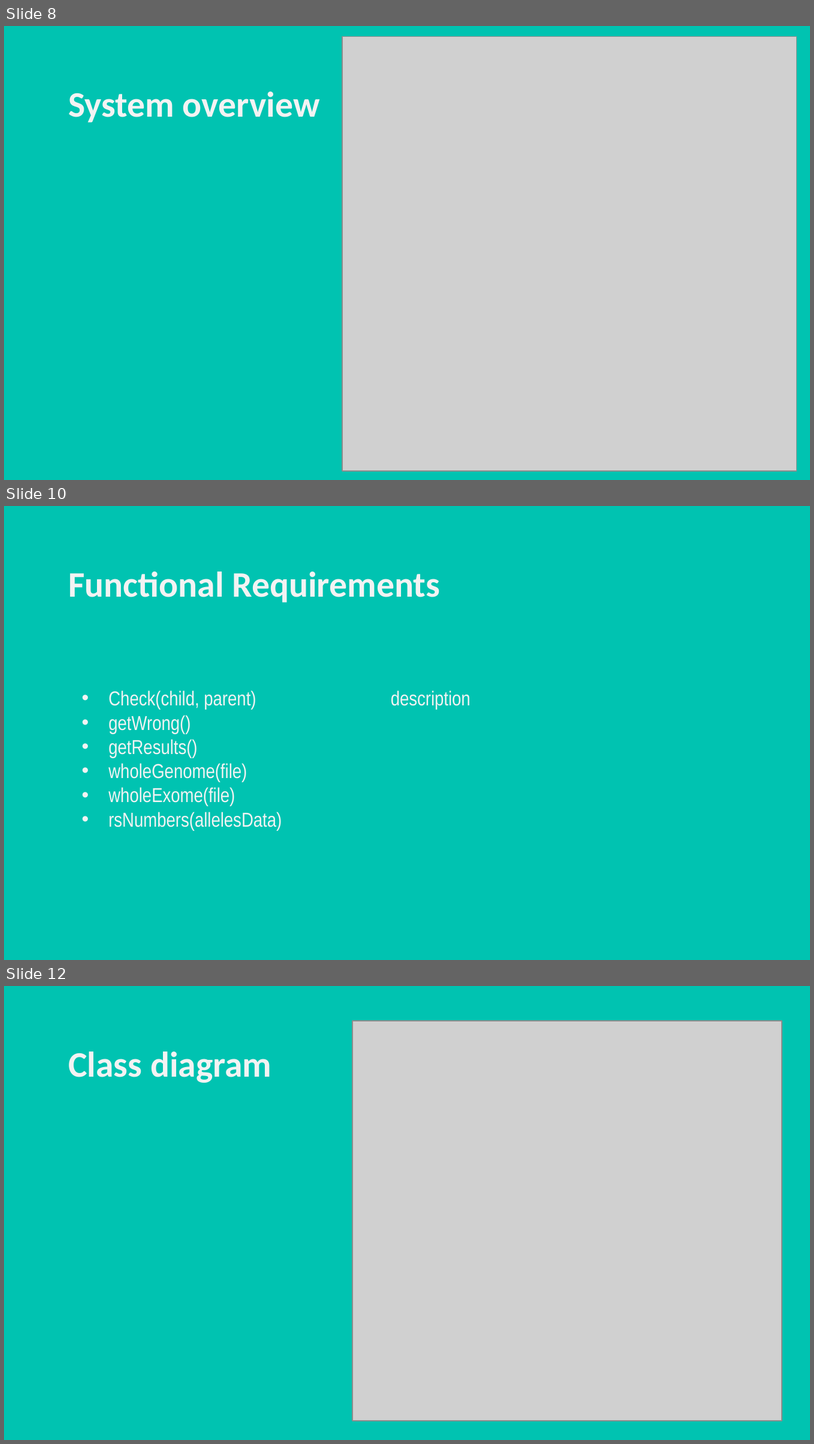
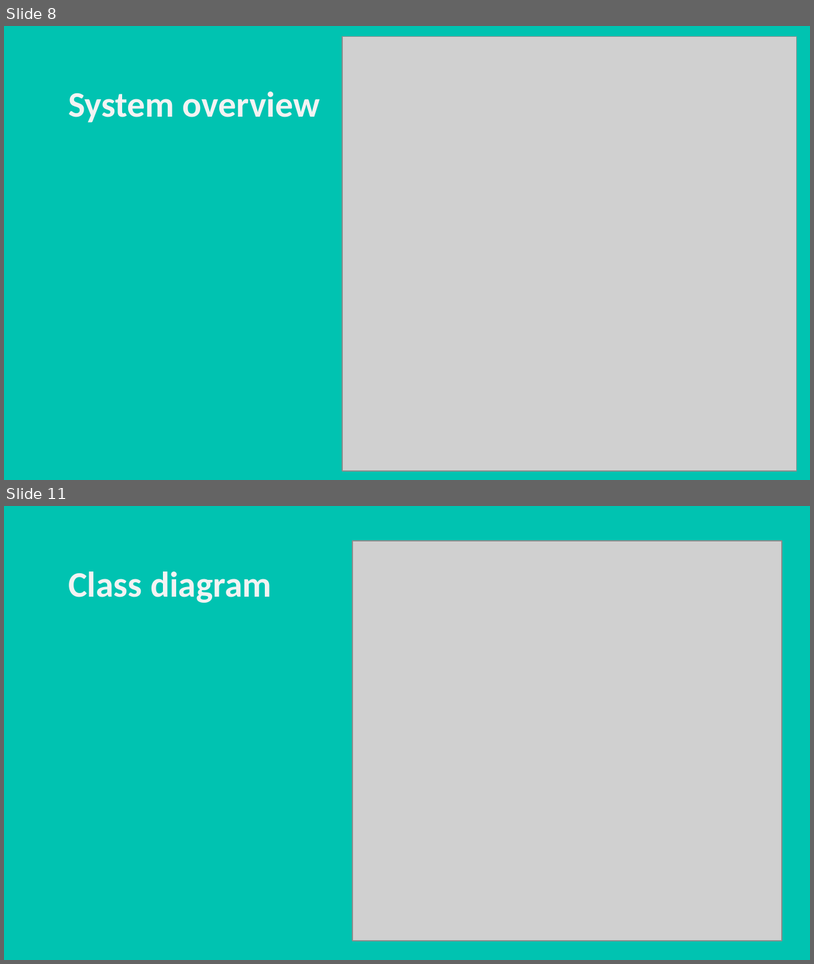
Before and after one commit to YoussifAssem/Genatac, a slide deck: E-Genetics/presentations/new presentation.pptx. Shown one above the other, each under a label of ours: slides 8, 10 and 12 before the commit, slides 8 and 11 after it; the slides between them are not shown. The pictures are 814x1444 and 814x964 pixels, drawn with LibreOffice and Linux fonts; fonts in the diff are those of the drawing; grey boxes stand for pictures; background and template pictures are left out. Boxes give left, top, right and bottom in pixels: in the first picture for what was removed or moved away, otherwise in the second. Text is boxed around its words. In the diff, an @@ line names an element or a change of style, - is before the commit and + after.

```diff
--- a/E-Genetics/presentations/new presentation.pptx
+++ b/E-Genetics/presentations/new presentation.pptx
@@ slide 10 removed at [4,506,810,960], background picture (left out) @@
@@ subtitle removed at [68,571,440,603] @@
-Functional Requirements
@@ text removed at [108,690,282,830] @@
-• Check(child, parent) description
-• getWrong()
-• getResults()
-• wholeGenome(file)
-• wholeExome(file)
-• rsNumbers(allelesData)
@@ what was slide 12 is now slide 11 @@
```
Also in this commit, not shown: 6 slides changed.
